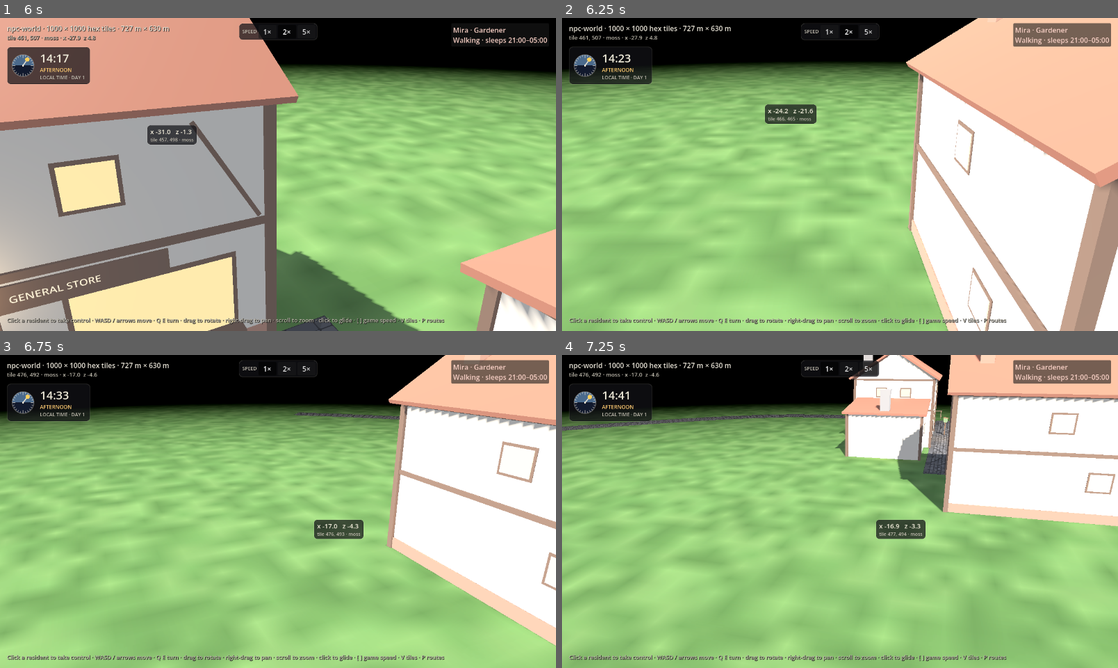
Above: before the commit, frames 1-4 (two rows, left to right).
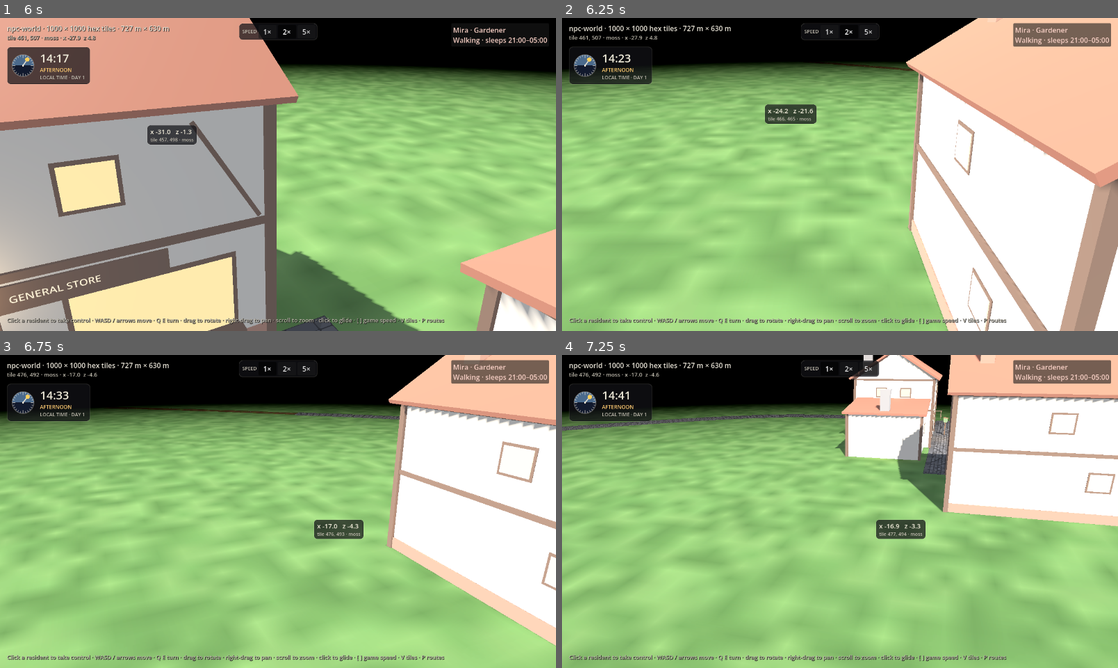
Above: after the commit, the same moments.

Repository: tibitzu/npc-world-godot
Game: Godot game, scene res://scenes/world/world.tscn
The game is run twice, just before and just after one commit, with the same random seed, the same clock (stepped at 60 frames per second) and the same inputs.
Inputs (mouse positions are in pixels of both pictures, inside the frame that each line leads up to):
- Up to frame 1 (6 s): click "Mira · Gardener Idle · sleeps…" at 0.5 s; click "Let go" at 1.25 s; tap A (cam_left) every 0.75 s from 2 to 5.75 s; move the mouse to (400, 158) at 2.02 s; hold ] (speed_up) 2.03-2.75 s; hold Shift (run) 2.03-2.75 s; click (400, 158) at 2.17 s; drag from (166, 190) to (250, 237) at 2.77 s; move the mouse to (333, 105) at 3.52 s; hold ] (speed_up) 3.53-4.25 s; hold W (cam_forward) 3.53-4.25 s; tap Shift (run) at 3.8, 5.3 s; drag from (250, 237) to (111, 127) at 4.27 s; move the mouse to (444, 221) at 5.02 s; hold [ (speed_down) 5.03-5.75 s; hold D (cam_right) 5.03-5.75 s; drag from (111, 127) to (194, 96) at 5.77 s
- Up to frame 2 (6.25 s): no input
- Up to frame 3 (6.75 s): move the mouse to (305, 511) at 6.52 s; hold [ (speed_down) from 6.53 s (still down); hold E (cam_turn_right) from 6.53 s (still down); click (305, 511) at 6.67 s
- Up to frame 4 (7.25 s): keep holding [ (speed_down); keep holding E (cam_turn_right); tap Shift (run) at 6.8 s

Frame 1 is identical in both runs. In frame 2, less than 0.1% of the frame differs, in the area x 45-64%, y 14-18%; in frame 3, 0.2%, in the area x 19-54%, y 16-20%; in frame 4, nothing differs.

Commit message:
The north road turns to a dirt track where its cobbles end and runs on past Timber Hollow's front door
Co-Authored-By: Claude Opus 5.5 <noreply@anthropic.com>
Claude-Session: https://claude.ai/code/session_01GrieSD8FtGLQU19TCKvUTk

Diff:
--- a/scripts/world/roads.gd
+++ b/scripts/world/roads.gd
@@ -4,10 +4,14 @@
 ## as a strip of cobblestones laid along it with a kerb down both edges (the same shader as the
 ## square, in road mode). The tiles underneath are marked as road (shown in the top left).
 ##
+## Past the edge of town the cobbles give way to dirt tracks (dirt_paths): packed earth with two
+## wheel ruts and ragged grassy edges, drawn the same way with their own shader.
+##
 ## Roads start inside the town square, which is drawn just above them, so they run out from under
 ## its edge; a road that branches off another starts inside it and is drawn just below it.
 
 const WIDTH := 2.6                 # metres, kerb to kerb
+const DIRT_WIDTH := 2.4            # metres, edge to edge (the edges are ragged)
 const STEP := 0.4                  # metres between points along a curve
 
 ## Each road's points, from the square outward.
@@ -16,8 +20,15 @@
 	PackedVector2Array([Vector2(-8.0, 8.1), Vector2(-38.0, 8.1)]),
 	# east: past the post office to the barracks and on
 	PackedVector2Array([Vector2(8.0, 9.0), Vector2(14.0, 9.4), Vector2(21.0, 10.4), Vector2(28.0, 11.8), Vector2(36.0, 11.4), Vector2(44.0, 9.0), Vector2(50.0, 6.0)]),
-	# north: from the square past the tavern's east side, by Timber Hollow and into the woods
+	# north: from the square round the tavern's east side, out to where the dirt track begins
 	PackedVector2Array([Vector2(6.5, 1.5), Vector2(9.2, -3.5), Vector2(10.9, -10.0), Vector2(10.4, -17.0), Vector2(7.0, -23.0), Vector2(2.0, -28.5), Vector2(-3.0, -33.0)]),
+]
+
+## Dirt tracks, each from where it leaves a cobbled road outward.
+@export var dirt_paths: Array[PackedVector2Array] = [
+	# on from the north road's end, out north-west and along the front of Timber Hollow
+	PackedVector2Array([Vector2(-1.7, -31.8), Vector2(-3.0, -33.0), Vector2(-10.5, -39.8), Vector2(-20.0, -47.5), Vector2(-30.5, -55.5),
+		Vector2(-41.0, -62.5), Vector2(-51.22, -69.41), Vector2(-56.71, -66.97), Vector2(-62.19, -64.53), Vector2(-69.5, -61.27), Vector2(-74.98, -58.83)]),
 ]
 
 
@@ -25,7 +36,7 @@
 	var st := SurfaceTool.new()
 	st.begin(Mesh.PRIMITIVE_TRIANGLES)
 	for k in paths.size():
-		_add_road(st, _curve(paths[k]), 0.004 + k * 0.0004)
+		_add_road(st, _curve(paths[k]), 0.004 + k * 0.0004, WIDTH, "road")
 	st.generate_normals()
 	st.generate_tangents()
 	mesh = st.commit()
@@ -35,6 +46,21 @@
 	mat.set_shader_parameter("road", true)
 	mat.set_shader_parameter("road_width", WIDTH)
 	material_override = mat
+	# the dirt tracks: their own mesh, a little below the cobbles they run out from under
+	var ds := SurfaceTool.new()
+	ds.begin(Mesh.PRIMITIVE_TRIANGLES)
+	for k in dirt_paths.size():
+		_add_road(ds, _curve(dirt_paths[k]), 0.0025 + k * 0.0002, DIRT_WIDTH, "dirt road")
+	ds.generate_normals()
+	var dirt := MeshInstance3D.new()
+	dirt.name = "Dirt"
+	dirt.mesh = ds.commit()
+	dirt.cast_shadow = GeometryInstance3D.SHADOW_CASTING_SETTING_OFF
+	var dm := ShaderMaterial.new()
+	dm.shader = preload("res://shaders/dirt.gdshader")
+	dm.set_shader_parameter("road_width", DIRT_WIDTH)
+	dirt.material_override = dm
+	add_child(dirt)
 
 
 # a Catmull-Rom curve through the points, sampled about every STEP metres
@@ -55,9 +81,9 @@
 	return out
 
 
-func _add_road(st: SurfaceTool, c: PackedVector2Array, y: float) -> void:
+func _add_road(st: SurfaceTool, c: PackedVector2Array, y: float, width: float, kind: String) -> void:
 	var dist := 0.0
-	var half := WIDTH * 0.5
+	var half := width * 0.5
 	var prev_l := Vector3.ZERO
 	var prev_r := Vector3.ZERO
 	var prev_d := 0.0
@@ -74,14 +100,14 @@
 			for v in [[prev_l, 0.0, prev_d], [prev_r, 1.0, prev_d], [r, 1.0, dist], [prev_l, 0.0, prev_d], [r, 1.0, dist], [l, 0.0, dist]]:
 				st.set_uv(Vector2(v[1], v[2]))
 				st.add_vertex(v[0])
-			_mark(c[i - 1], c[i], half)
+			_mark(c[i - 1], c[i], half, kind)
 		prev_l = l
 		prev_r = r
 		prev_d = dist
 
 
 # the tiles whose centres lie on this stretch of road
-func _mark(a: Vector2, b: Vector2, half: float) -> void:
+func _mark(a: Vector2, b: Vector2, half: float, kind: String) -> void:
 	var r := Rect2(a, Vector2.ZERO).expand(b).grow(half)
 	for i in Hex.tiles_in(r):
 		var p := Vector2(Hex.tile_x(i), Hex.tile_z(i))
@@ -89,4 +115,4 @@
 		var t := clampf((p - a).dot(ab) / maxf(ab.length_squared(), 0.0001), 0.0, 1.0)
 		if p.distance_to(a + ab * t) <= half and Game.tiles.kind(i) == "moss":
 			Game.tiles.set_flag(i, TileGrid.F_ROAD)
-			Game.tiles.set_kind(i, "road")
+			Game.tiles.set_kind(i, kind)
--- /dev/null
+++ b/shaders/dirt.gdshader
@@ -0,0 +1,73 @@
+shader_type spatial;
+// A dirt track: packed earth, mottled, with two darker wheel ruts, a strip of grass up the middle,
+// a scatter of pebbles and ragged edges where the moss grows in. Laid along the road strip from its
+// UVs (x across 0..1, y along in metres), like the cobbled roads.
+
+render_mode diffuse_lambert, specular_disabled;
+
+uniform vec3 earth_colour : source_color = vec3(0.47, 0.37, 0.26);
+uniform vec3 rut_colour : source_color = vec3(0.34, 0.26, 0.18);
+uniform vec3 grass_colour : source_color = vec3(0.42, 0.56, 0.26);
+uniform vec3 pebble_colour : source_color = vec3(0.6, 0.57, 0.52);
+uniform float road_width = 2.4;
+uniform float rut_gap = 1.3;           // metres between the wheel ruts
+
+varying vec2 local;                    // metres: x across from the middle, y along
+
+float hash(vec2 p) {
+	return fract(sin(dot(p, vec2(127.1, 311.7))) * 43758.5453);
+}
+
+float noise(vec2 p) {
+	vec2 i = floor(p);
+	vec2 f = fract(p);
+	vec2 u = f * f * (3.0 - 2.0 * f);
+	return mix(mix(hash(i), hash(i + vec2(1.0, 0.0)), u.x), mix(hash(i + vec2(0.0, 1.0)), hash(i + vec2(1.0, 1.0)), u.x), u.y);
+}
+
+float fbm(vec2 p) {
+	return noise(p) * 0.5 + noise(p * 2.03 + 7.1) * 0.3 + noise(p * 4.1 + 3.3) * 0.2;
+}
+
+void vertex() {
+	local = vec2((UV.x - 0.5) * road_width, UV.y);
+}
+
+void fragment() {
+	vec2 p = local;
+	float half_w = road_width * 0.5;
+	// ragged edges: the moss creeps in by up to 0.45 m
+	float ragged = fbm(vec2(p.y * 1.3, sign(p.x) * 5.0)) * 0.45 + fbm(vec2(p.y * 6.0, sign(p.x) * 9.0)) * 0.12;
+	float edge = half_w - abs(p.x) - ragged;
+	if (edge < 0.0) {
+		discard;
+	}
+	float m = fbm(p * vec2(2.5, 1.2));
+	vec3 col = earth_colour * (0.85 + 0.3 * m);
+	// the wheel ruts, wobbling a little
+	float wob = (noise(vec2(p.y * 0.35, 1.7)) - 0.5) * 0.12;
+	float rut = 0.0;
+	for (int s = -1; s <= 1; s += 2) {
+		float d = abs(p.x - wob - float(s) * rut_gap * 0.5);
+		rut = max(rut, 1.0 - smoothstep(0.08, 0.2, d));
+	}
+	col = mix(col, rut_colour * (0.85 + 0.3 * m), rut * 0.85);
+	// grass up the middle between the ruts, patchy
+	float mid = 1.0 - smoothstep(0.1, 0.3, abs(p.x - wob));
+	float patch = smoothstep(0.45, 0.7, fbm(p * vec2(4.0, 1.5) + 11.0));
+	col = mix(col, grass_colour * (0.8 + 0.4 * m), mid * patch * 0.9);
+	// and a fringe of grass along the ragged edges
+	col = mix(col, grass_colour * (0.75 + 0.4 * m), (1.0 - smoothstep(0.0, 0.22, edge)) * 0.8);
+	// pebbles
+	vec2 cell = floor(p / 0.17);
+	vec2 f = fract(p / 0.17) - 0.5;
+	float h = hash(cell);
+	if (h > 0.9 && rut < 0.5) {
+		vec2 c = vec2(hash(cell + 3.1), hash(cell + 5.7)) * 0.4 - 0.2;
+		float r = 0.12 + 0.12 * hash(cell + 9.2);
+		float pb = 1.0 - smoothstep(r - 0.04, r, length(f - c));
+		col = mix(col, pebble_colour * (0.8 + 0.4 * hash(cell + 1.3)), pb);
+	}
+	ALBEDO = col;
+	ROUGHNESS = 1.0;
+}
